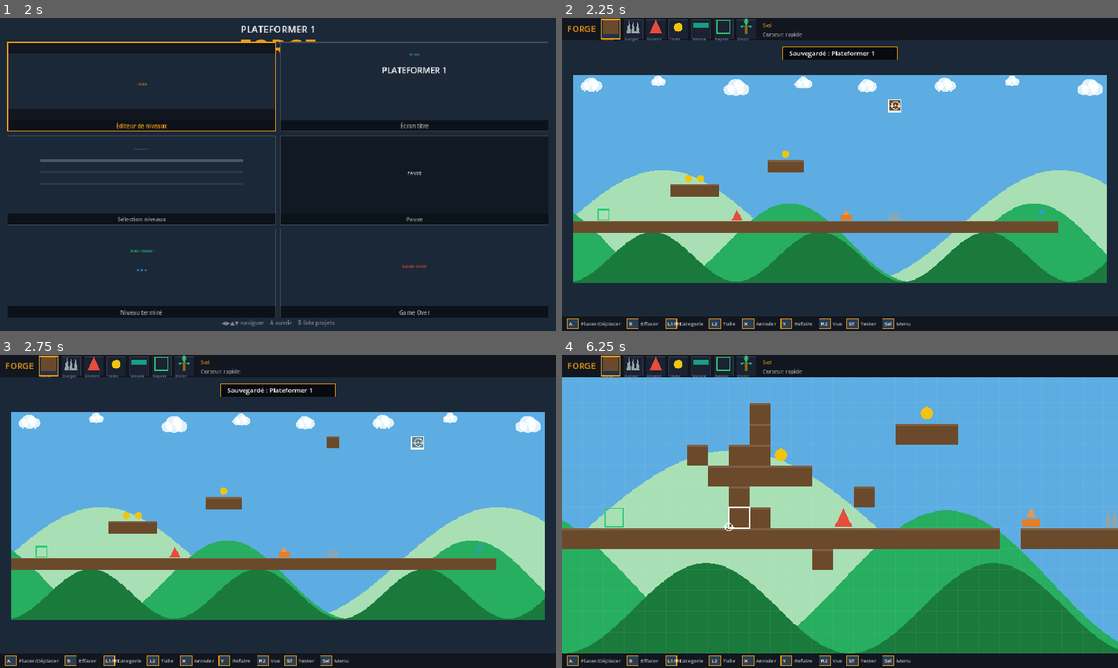
Above: before the commit, frames 1-4 (two rows, left to right).
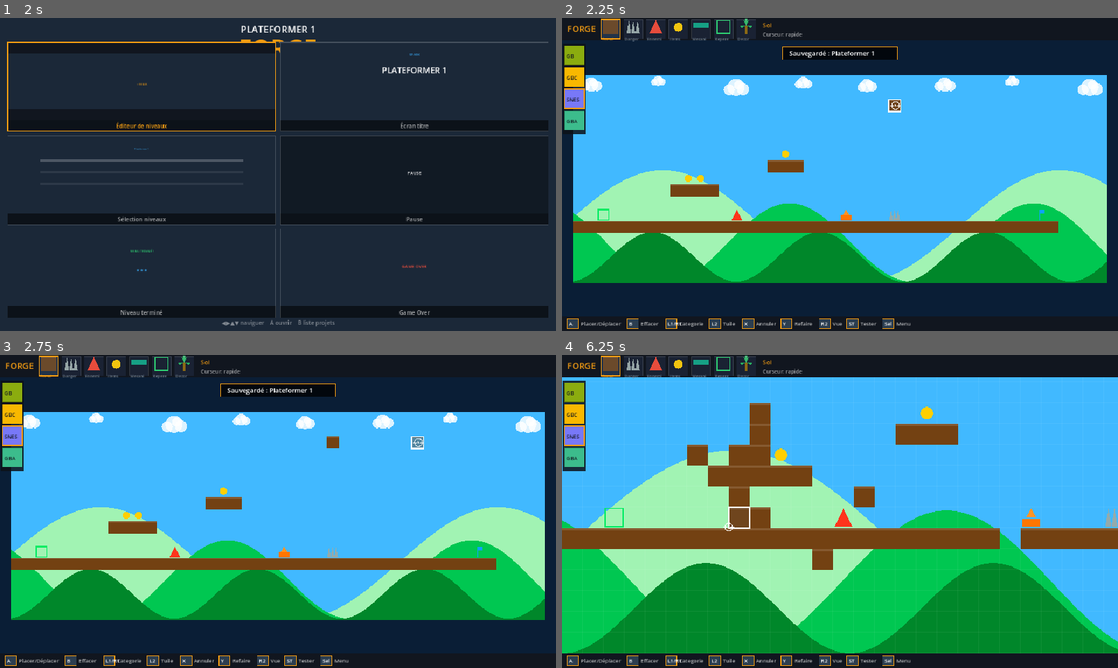
Above: after the commit, the same moments.

Repository: kilian-quittard/gaming-console-os
Game: Godot game, scene res://scenes/game/Forge.tscn
Two runs of this game, one before a commit and one after it. Both use one fixed random seed, a clock stepped at 60 frames per second and the inputs below.
Inputs (mouse positions are in pixels of both pictures, inside the frame that each line leads up to):
- Up to frame 1 (2 s): tap Enter at 0.5 s; move the mouse to (400, 158) at 0.52 s; hold Right 0.53-1.25 s; tap R at 0.6 s; click (400, 158) at 0.67 s; tap Space at 0.77, 1.25 s; drag from (166, 190) to (250, 237) at 1.27 s
- Up to frame 2 (2.25 s): tap Enter at 2 s; move the mouse to (895, 105) at 2.02 s; hold Right from 2.03 s (still down); hold Shift from 2.03 s (still down); click (895, 105) at 2.17 s
- Up to frame 3 (2.75 s): keep holding Right; keep holding Shift; tap R at 2.3 s
- Up to frame 4 (6.25 s): release Right at 2.75 s; release Shift at 2.75 s; drag from (812, 574) to (673, 464) at 2.77 s; move the mouse to (1006, 558) at 3.52 s; hold Left 3.53-4.25 s; tap Ctrl at 3.6 s; click (1006, 558) at 3.67 s; tap Space at 3.77 s; tap R at 3.8, 5.3 s; drag from (673, 464) to (756, 433) at 4.27 s; move the mouse to (867, 511) at 5.02 s; hold Down 5.03-5.75 s; tap Backspace at 5.1 s; click (867, 511) at 5.17 s; drag from (756, 433) to (728, 527) at 5.77 s

Frame 1 is identical in both runs. In frame 2, 56% of the frame differs, in the area x 0-98%, y 8-85%; in frame 3, 56%; in frame 4, 76%, in the area x 0-100%, y 7-96%.

Commit message:
feat(forge): retro graphic styles (GB/GBC/SNES/GBA) + fixes
- Left style strip (all templates): GB (4-tone green), GBC (posterised),
  SNES (vibrant), GBA (washed). Colour skin via shader on the world (UI
  stays crisp); flat chunky blocks for GB/GBC; per-style pixelation via a
  screen-space post-process (GB 4px ... SNES 1px); GBA LCD ghosting trail
  on player/enemies/projectiles; wipe transition on style switch
- Fix: chained loops — post-loop cooldown only blocks the just-exited loop
  (was blocking all loops 1.5s, skipping a nearby 2nd loop)
- Fix: top-down player shot speed 250->560 (was ~player speed, shots clung)

Co-Authored-By: Claude Opus 4.8 <noreply@anthropic.com>

Diff:
--- a/forge/scripts/common/forge/ForgeApp.gd
+++ b/forge/scripts/common/forge/ForgeApp.gd
@@ -183,9 +183,74 @@
 var tmpl: PlatformerTemplate = null
 @onready var states: State = $States
 
+# style graphique rétro (skin appliqué au monde via shader ; UI non affectée)
+var gfx_mat: ShaderMaterial = null
+const GFX_STYLES := [
+	{"name": "GB",   "mode": 1, "sw": Color("8bac0f"), "px": 4.0},
+	{"name": "GBC",  "mode": 2, "sw": Color("f8b800"), "px": 3.0},
+	{"name": "SNES", "mode": 0, "sw": Color("7878f8"), "px": 1.0},
+	{"name": "GBA",  "mode": 3, "sw": Color("3cbc8c"), "px": 2.0},
+]
+var pix_rect: ColorRect = null   # post-process plein écran : pixelise le monde (UI reste nette)
+var gfx_trans := 0.0             # transition de switch de thème (wipe)
+var gfx_pending := -1            # mode à appliquer à mi-transition
+const GFX_TRANS_DUR := 0.5
+const PIX_SHADER := """
+shader_type canvas_item;
+uniform sampler2D screen : hint_screen_texture, filter_nearest;
+uniform float px = 1.0;
+void fragment() {
+	vec2 uv = SCREEN_UV;
+	if (px > 1.0) {
+		vec2 res = vec2(textureSize(screen, 0));
+		vec2 block = vec2(px) / res;
+		uv = (floor(SCREEN_UV / block) + 0.5) * block;
+	}
+	COLOR = texture(screen, uv);
+}
+"""
+const GFX_SHADER := """
+shader_type canvas_item;
+uniform int mode = 0;
+void fragment() {
+	vec4 c = COLOR;
+	float l = dot(c.rgb, vec3(0.299, 0.587, 0.114));
+	vec3 o = c.rgb;
+	if (mode == 1) {
+		// GB : vert 4 teintes (DMG)
+		float q = clamp(floor(l * 4.0) / 3.0, 0.0, 1.0);
+		o = mix(vec3(0.058, 0.219, 0.058), vec3(0.607, 0.737, 0.058), q);
+	} else if (mode == 2) {
+		// GBC : postérisé + couleurs vives
+		o = clamp(floor(c.rgb * 6.0) / 5.0 * 1.08, 0.0, 1.0);
+	} else if (mode == 0) {
+		// SNES : vibrant (saturation + contraste boostés, CRT punchy)
+		o = clamp(mix(vec3(l), c.rgb, 1.35), 0.0, 1.0);
+		o = clamp((o - 0.5) * 1.12 + 0.5, 0.0, 1.0);
+	} else if (mode == 3) {
+		// GBA : délavé mais clair = léger désaturé + boost luminosité (multiplicatif, pas de voile)
+		o = mix(c.rgb, vec3(l), 0.16);
+		o *= vec3(1.07, 1.08, 1.0);
+		o = clamp(o, 0.0, 1.0);
+	}
+	COLOR = vec4(o, c.a);
+}
+"""
+
 
 func _ready() -> void:
 	get_window().min_size = Vector2i(960, 600)
+	var sh := Shader.new(); sh.code = GFX_SHADER
+	gfx_mat = ShaderMaterial.new(); gfx_mat.shader = sh
+	# post-process de pixelisation (derrière l'UI, devant le monde)
+	var psh := Shader.new(); psh.code = PIX_SHADER
+	var pmat := ShaderMaterial.new(); pmat.shader = psh
+	pix_rect = ColorRect.new()
+	pix_rect.material = pmat
+	pix_rect.show_behind_parent = true
+	pix_rect.mouse_filter = Control.MOUSE_FILTER_IGNORE
+	pix_rect.visible = false
+	add_child(pix_rect)
 	_compute_grid()
 	_build_audio()
 	DirAccess.make_dir_recursive_absolute(PROJ_DIR)
@@ -206,12 +271,82 @@
 	var scene = TEMPLATE_SCENES.get(kind, TEMPLATE_SCENES["platformer"])
 	tmpl_kind = kind if TEMPLATE_SCENES.has(kind) else "platformer"
 	tmpl = scene.instantiate()
+	tmpl.material = gfx_mat   # skin graphique appliqué au monde
 	add_child(tmpl)
+	if pix_rect: move_child(pix_rect, get_child_count() - 1)   # pixelise par-dessus le monde
 	tmpl.setup(self)
+	_apply_gfx()
 	# adapte cat_pal au nombre de catégories du genre
 	cat_pal = []
 	for _i in tmpl.categories().size(): cat_pal.append(0)
 	cat = clampi(cat, 0, maxi(0, cat_pal.size() - 1))
+
+
+func _apply_gfx() -> void:
+	var mode := int(level_props.get("gfx", 0))
+	if gfx_mat: gfx_mat.set_shader_parameter("mode", mode)
+	var px := 1.0
+	for s in GFX_STYLES:
+		if int(s["mode"]) == mode: px = float(s["px"])
+	if pix_rect:
+		pix_rect.material.set_shader_parameter("px", px)
+		pix_rect.visible = px > 1.0
+
+
+func _draw_gfx_trans(vp: Vector2) -> void:
+	if gfx_trans <= 0.0: return
+	var f := ThemeDB.fallback_font
+	var t: float = 1.0 - clampf(gfx_trans / GFX_TRANS_DUR, 0.0, 1.0)   # 0 → 1
+	var col := Color("11161b")
+	# 1re moitié : le voile avance (gauche→droite). 2de moitié : il se retire.
+	var cover := Rect2(Vector2.ZERO, Vector2(0, vp.y))
+	if t < 0.5:
+		cover = Rect2(Vector2.ZERO, Vector2((t / 0.5) * vp.x, vp.y))
+	else:
+		var x: float = ((t - 0.5) / 0.5) * vp.x
+		cover = Rect2(Vector2(x, 0), Vector2(vp.x - x, vp.y))
+	draw_rect(cover, col)
+	# liseré lumineux sur le bord qui balaie
+	var edge_x: float = cover.position.x + cover.size.x if t < 0.5 else cover.position.x
+	draw_rect(Rect2(Vector2(edge_x - 3, 0), Vector2(6, vp.y)), Color("f39c12"))
+	# nom du thème ciblé, centré
+	var mode := gfx_pending if gfx_pending >= 0 else int(level_props.get("gfx", 0))
+	var nm := ""
+	for s in GFX_STYLES:
+		if int(s["mode"]) == mode: nm = str(s["name"])
+	if nm != "" and cover.size.x > vp.x * 0.4:
+		_text(f, Vector2(vp.x * 0.5 - 28, vp.y * 0.5), nm, Color("ecf0f1"), 28)
+
+
+func _gfx_strip_rects() -> Array:
+	var out := []
+	var y0 := float(TOPBAR) + 12.0
+	for i in GFX_STYLES.size():
+		out.append(Rect2(Vector2(6, y0 + i * 50.0), Vector2(46, 44)))
+	return out
+
+
+func _draw_gfx_strip() -> void:
+	var f := ThemeDB.fallback_font
+	var rects := _gfx_strip_rects()
+	var cur: int = int(level_props.get("gfx", 0))
+	var panel := Rect2(Vector2(2, TOPBAR + 6), Vector2(54, rects.size() * 50.0 + 8.0))
+	draw_rect(panel, Color(13.0 / 255, 17.0 / 255, 23.0 / 255, 0.85))
+	for i in rects.size():
+		var r: Rect2 = rects[i]
+		var st: Dictionary = GFX_STYLES[i]
+		var active := int(st["mode"]) == cur
+		draw_rect(r, st["sw"])
+		draw_rect(r, Color("f39c12") if active else Color(0, 0, 0, 0.4), false, 3.0 if active else 1.0)
+		_text(f, Vector2(r.position.x + 4, r.position.y + 28), str(st["name"]), Color("11161f"), 12)
+
+
+func _set_gfx(mode: int) -> void:
+	if mode == int(level_props.get("gfx", 0)) and gfx_trans <= 0.0: return
+	gfx_pending = mode           # appliqué à mi-balayage (caché)
+	gfx_trans = GFX_TRANS_DUR
+	_play("coin")
+	queue_redraw()
 
 
 func _self_test() -> void:
@@ -420,7 +555,14 @@
 		_sync_cursor_from_aim(); queue_redraw(); return
 	if e is InputEventMouseButton:
 		var mb := e as InputEventMouseButton
-		aim = mb.position; _sync_cursor_from_aim()
+		aim = mb.position
+		# menu de style graphique (bande gauche) : clic = sélection, ne pose pas de tuile
+		if mb.button_index == MOUSE_BUTTON_LEFT and mb.pressed:
+			var grects := _gfx_strip_rects()
+			for i in grects.size():
+				if (grects[i] as Rect2).has_point(mb.position):
+					_set_gfx(int(GFX_STYLES[i]["mode"])); return
+		_sync_cursor_from_aim()
 		if mb.button_index == MOUSE_BUTTON_LEFT:
 			if mb.pressed and not radial_open and not sel_mode: _begin_stroke(true)
 			elif not mb.pressed:
@@ -1253,6 +1395,7 @@
 	# défaut par genre : top-down a les cœurs activés (3), platformer non
 	if tmpl.default_hp() > 0: level_props["player_hp"] = tmpl.default_hp()
 	aim = Vector2(-1, -1); cam_init = false; grabbing = false
+	_apply_gfx()
 	_save_current()
 	mode = "edit"; dash_sel = 0
 	states.change_state("GameDashState")
@@ -1309,6 +1452,7 @@
 	undo_stack.clear(); redo_stack.clear()
 	cursor = Vector2i(4, rows - 3)
 	aim = Vector2(-1, -1); cam_init = false; grabbing = false
+	_apply_gfx()
 	mode = "edit"; dash_sel = 0
 	states.change_state("GameDashState")
 
@@ -1397,6 +1541,13 @@
 func _process(delta: float) -> void:
 	anim_t += delta
 	_update_fx(delta)
+	# transition de style : applique le nouveau skin à mi-balayage (caché par le wipe)
+	if gfx_trans > 0.0:
+		gfx_trans -= delta
+		if gfx_pending >= 0 and gfx_trans <= GFX_TRANS_DUR * 0.5:
+			level_props["gfx"] = gfx_pending; gfx_pending = -1
+			_apply_gfx(); _redraw_world()
+		queue_redraw()
 	if toast_t > 0.0:
 		toast_t -= delta
 		if toast_t <= 0.0: queue_redraw()
@@ -1666,6 +1817,8 @@
 # ============================================================= DRAW (chrome uniquement ; le monde = template)
 func _draw() -> void:
 	var vp := get_viewport_rect().size
+	if pix_rect and pix_rect.visible:
+		pix_rect.size = vp; pix_rect.position = Vector2.ZERO
 	if screen == "dim":        _draw_dim(vp); return
 	if screen == "list":       _draw_list(vp); return
 	if screen == "template":   _draw_template(vp); return
@@ -1676,6 +1829,8 @@
 		_draw_edit_cursor()
 	_draw_topbar(vp)
 	_draw_hints(vp)
+	if mode == "edit" and not bg_edit:
+		_draw_gfx_strip()
 	if mode == "edit" and not menu_open and not radial_open and not bg_edit and aim.x >= 0.0:
 		_draw_reticle()
 	if bg_edit: _draw_bgedit(vp)
@@ -1691,6 +1846,7 @@
 		var txt := "%d FPS" % fps
 		draw_rect(Rect2(Vector2(vp.x - 86, TOPBAR + 6), Vector2(76, 22)), Color(0, 0, 0, 0.55))
 		_text(ThemeDB.fallback_font, Vector2(vp.x - 78, TOPBAR + 22), txt, fcol, 14)
+	_draw_gfx_trans(vp)   # wipe de transition de thème (au-dessus de tout)
 
 
 func _draw_edit_cursor() -> void:
--- a/forge/scripts/common/templates/platformer/PlatformerTemplate.gd
+++ b/forge/scripts/common/templates/platformer/PlatformerTemplate.gd
@@ -182,6 +182,7 @@
 var dash_cd := 0.0
 var dashing := 0.0        # temps restant du dash en cours
 var dash_dir := Vector2.RIGHT
+var pos_hist := []        # historique de position (ghosting GBA)
 var prev_vx := 0.0
 var gates_open := false
 var plate_open := false    # (visuel) au moins une dalle enfoncée
@@ -198,6 +199,7 @@
 var land_debug := ""
 var active_loops: Array = []
 var loop_exit_cd := 0.0   # cooldown post-loop : empêche la re-entrée immédiate
+var last_loop = null      # loop qu'on vient de quitter (le cooldown ne bloque QUE celui-ci)
 var _on_loop := false     # joueur était sur le mur du loop au frame précédent
 const SONIC_ACC := 1500.0
 const SONIC_DEC := 4200.0      # freinage (sens opposé)
@@ -282,7 +284,7 @@
 	on_ladder = false; climbing = false; on_ice = false; prev_vx = 0.0
 	was_in_water = false; air_t = AIR_MAX
 	time_left = _time_limit()
-	pinv = 0.0; dashing = 0.0; dash_cd = 0.0
+	pinv = 0.0; dashing = 0.0; dash_cd = 0.0; pos_hist = []
 	max_hearts = int(app.level_props.get("player_hp", default_hp()))
 	hearts = max_hearts
 	plate_cells = []
@@ -302,6 +304,7 @@
 func _build_entities() -> void:
 	enemies.clear(); plats.clear(); active_loops.clear(); projectiles.clear()
 	hazards.clear(); crumbled.clear(); crumble_t.clear(); fb_trig.clear(); fb_t.clear()
+	last_loop = null; loop_exit_cd = 0.0; _on_loop = false
 	gates_open = false
 	for k in app.grid:
 		if app.grid[k] == ENEMY:
@@ -405,6 +408,16 @@
 	# En édition : le monde est statique ; ForgeApp déclenche tmpl.queue_redraw()
 	# uniquement quand le monde change (case éditée, pan, dézoom, thème...).
 	if app != null and app.screen == "edit" and app.mode == "play":
+		# ghosting GBA : mémorise les dernières positions (joueur + ennemis + projectiles)
+		if int(app.level_props.get("gfx", 0)) == 3:
+			pos_hist.push_front(ppos)
+			while pos_hist.size() > 5: pos_hist.pop_back()
+			for en in enemies:
+				en["gh"] = ([en.pos] + en.get("gh", [])).slice(0, 4)
+			for pj in projectiles:
+				pj["gh"] = ([pj.pos] + pj.get("gh", [])).slice(0, 4)
+		elif not pos_hist.is_empty():
+			pos_hist.clear()
 		queue_redraw()
 
 
@@ -1281,8 +1294,9 @@
 	for pl in plats:   # plateformes mobiles : solides aussi en mode Sonic
 		if Rect2(pl.pos, Vector2(int(pl.get("w", 1)) * CELL, 14)).has_point(p):
 			return true
-	if check_loops and loop_exit_cd <= 0.0 and not active_loops.is_empty():
+	if check_loops and not active_loops.is_empty():
 		for lp in active_loops:
+			if loop_exit_cd > 0.0 and lp == last_loop: continue   # loop quitté = traversable
 			var lc: Vector2 = lp.center
 			var lr: float = lp.radius
 			var d: float = (p - lc).length()
@@ -1445,8 +1459,9 @@
 # capte le sol : mode analytique sur loop (cercle exact), sinon sondes. recale ppos+gangle.
 func _ground_sense(pc: Vector2) -> bool:
 	# === mode analytique : joueur collé au cercle du loop ===
-	if _on_loop and loop_exit_cd <= 0.0 and not active_loops.is_empty():
+	if _on_loop and not active_loops.is_empty():
 		for lp in active_loops:
+			if loop_exit_cd > 0.0 and lp == last_loop: continue
 			var lc: Vector2 = lp.center
 			var lr: float = lp.radius
 			var target_d := lr - LOOP_WALL - PSIZE.y * 0.5   # 111.6px : centre→surface interne
@@ -1455,7 +1470,7 @@
 			if in_opening:
 				# joueur revenu dans l'ouverture → sortie normale du loop
 				_on_loop = false
-				loop_exit_cd = 1.5
+				last_loop = lp; loop_exit_cd = 0.8
 				gangle = 0.0   # reset pour que le capteur sol retrouve le plancher proprement
 				break
 			var d: float = (pc - lc).length()
@@ -1487,8 +1502,9 @@
 
 	# entrée loop : mur trouvé au-dessus du sol + côté cohérent avec gsp
 	# (gsp > 0 = va à droite → entrée valide seulement côté droit, theta < 90°)
-	if not _on_loop and loop_exit_cd <= 0.0 and not active_loops.is_empty() and dc < PSIZE.y * 0.5 - 2.0:
+	if not _on_loop and not active_loops.is_empty() and dc < PSIZE.y * 0.5 - 2.0:
 		for lp in active_loops:
+			if loop_exit_cd > 0.0 and lp == last_loop: continue   # pas de re-entrée du loop quitté
 			var lc: Vector2 = lp.center
 			var lr: float = lp.radius
 			var target_d := lr - LOOP_WALL - PSIZE.y * 0.5
@@ -1903,9 +1919,15 @@
 				"hopper": et = HOPPER
 				"bouncer": et = BOUNCER
 				"shooter": et = SHOOTER
+			if int(app.level_props.get("gfx", 0)) == 3 and en.has("gh"):
+				for gi in range(1, en.gh.size()):
+					draw_tile(self, app._w2s(en.gh[gi] - Vector2(6, 6)), et, app.view_scale, 0.16)
 			draw_tile(self, app._w2s(en.pos - Vector2(6, 6)), et, app.view_scale)
 		for pj in projectiles:
 			if pj.alive:
+				if int(app.level_props.get("gfx", 0)) == 3 and pj.has("gh"):
+					for gi in range(1, pj.gh.size()):
+						draw_circle(app._w2s(pj.gh[gi]), PROJ_SIZE * 0.4 * app.view_scale, Color(1, 0.9, 0.5, 0.14))
 				draw_circle(app._w2s(pj.pos), PROJ_SIZE * 0.5 * app.view_scale, Color("ffce54"))
 				draw_circle(app._w2s(pj.pos), PROJ_SIZE * 0.28 * app.view_scale, Color("fff3c4"))
 		for h in hazards:
@@ -1919,6 +1941,12 @@
 					draw_circle(fs, (7.0 - float(i) * 0.6) * app.view_scale, Color("ffce54"))
 			elif h.type == "fallblock":
 				draw_tile(self, app._w2s(h.pos), FALLBLOCK, app.view_scale)
+		# ghosting GBA : images-fantômes du joueur aux positions précédentes
+		if int(app.level_props.get("gfx", 0)) == 3 and pos_hist.size() > 1:
+			for gi in range(1, pos_hist.size()):
+				var ga: float = 0.22 * (1.0 - float(gi) / float(pos_hist.size()))
+				var gp: Vector2 = app._w2s(pos_hist[gi])
+				draw_rect(Rect2(gp, PSIZE * app.view_scale), Color(1, 1, 1, ga))
 		var ps: Vector2 = PSIZE * app.squash
 		if _sonic():
 			# perso tourné selon l'angle du sol (gangle)
@@ -2264,6 +2292,12 @@
 	var col: Color = COLORS.get(t, Color.GRAY); col.a = alpha
 	var cs := CELL * scale
 	var pad := 3.0 * scale
+	# styles basse-déf (GB/GBC) : blocs structurels PLATS (8-bit chunky), sans dégradés
+	if app != null and int(app.level_props.get("gfx", 0)) in [1, 2]:
+		if t == GROUND or t == BREAKABLE or t == DOOR or t == ICE or t == FALLBLOCK or t == CRUMBLE or t == PUSHBLOCK or t == FLOOR:
+			ci.draw_rect(Rect2(p, Vector2(cs, cs)), col)
+			ci.draw_rect(Rect2(p, Vector2(cs, cs)), col.darkened(0.35), false, maxf(1.0, scale))
+			return
 	match t:
 		COIN:
 			ci.draw_circle(p + Vector2(cs, cs) * 0.5, cs * 0.3, col)
--- a/forge/scripts/common/templates/topdown/TopDownTemplate.gd
+++ b/forge/scripts/common/templates/topdown/TopDownTemplate.gd
@@ -10,6 +10,7 @@
 const TD_ATK_CD := 0.32     # cooldown épée
 const TD_SHOOT_CD := 0.32   # cooldown tir
 const TD_ATK_REACH := 30.0  # portée de l'arc d'épée
+const TD_SHOT_SPEED := 560.0 # vitesse des tirs joueur (>> TD_SPEED, sinon on "colle" ses tirs)
 
 var face := Vector2.RIGHT   # direction regardée
 var pshots := []            # projectiles DU JOUEUR {pos, vel, alive}
@@ -200,7 +201,7 @@
 
 func _td_shoot() -> void:
 	var c := ppos + PSIZE * 0.5
-	pshots.append({"pos": c + face * PSIZE.x * 0.5, "vel": face * PROJ_SPEED, "alive": true})
+	pshots.append({"pos": c + face * PSIZE.x * 0.5, "vel": face * TD_SHOT_SPEED, "alive": true})
 	app._play("jump")
 
 
